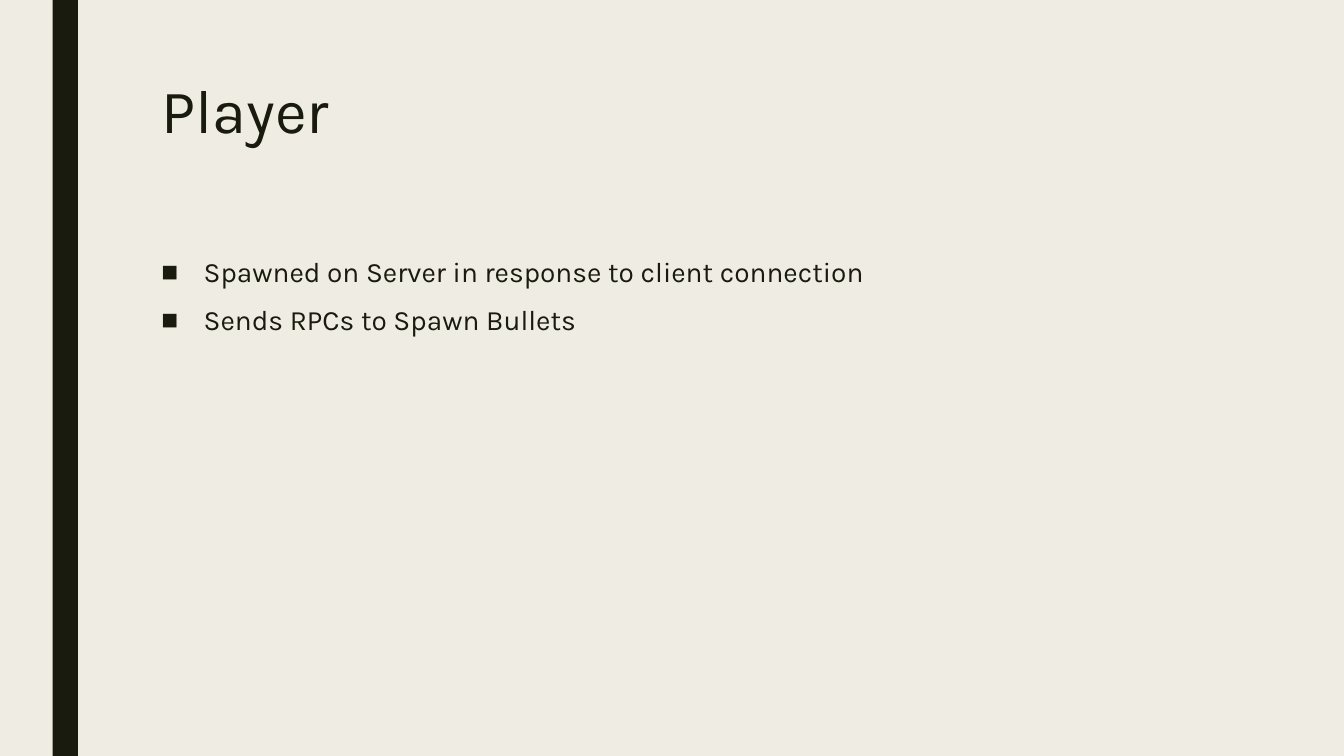
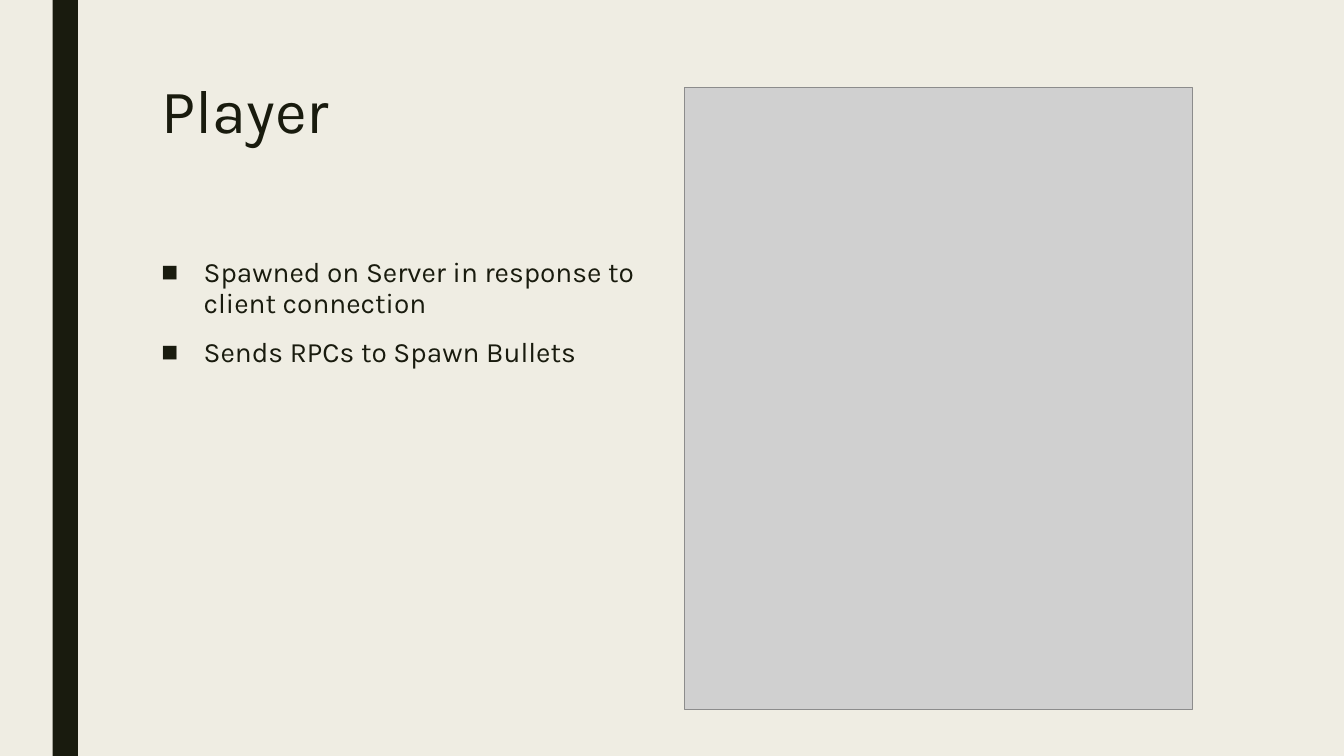
Before and after one commit to comedianhhh/SpaceShooterMP, a slide deck: slide 10 of NetworkAsgn2.pptx (slide 6 before the commit). Drawn at 1344x756 pixels with LibreOffice and Linux fonts; fonts in the diff are those of the drawing; grey boxes stand for pictures. Boxes give left, top, right and bottom in pixels: in the first picture for what was removed or moved away, otherwise in the second. Text is boxed around its words. In the diff, an @@ line names an element or a change of style, - is before the commit and + after.

```diff
--- a/NetworkAsgn2.pptx
+++ b/NetworkAsgn2.pptx
@@ picture added at [685, 88, 1193, 710] @@
@@ text "Spawned on Server in response ..." rewrapped from [204, 262, 864, 337] to [204, 262, 634, 369] @@
```
Also in this commit, not shown: 6 other slides changed, 11 slides added, 1 slide removed, 5 other files.
